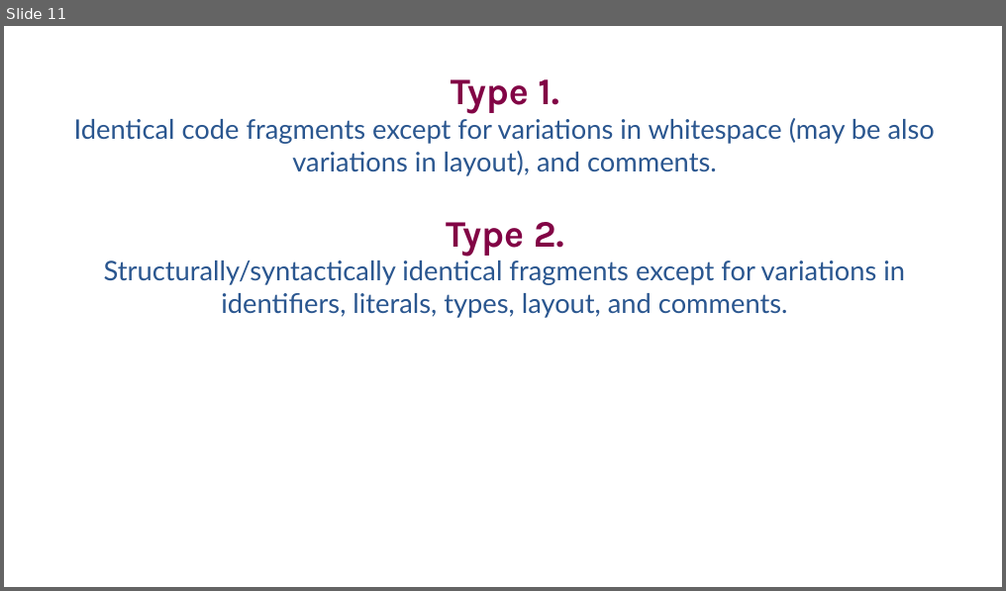
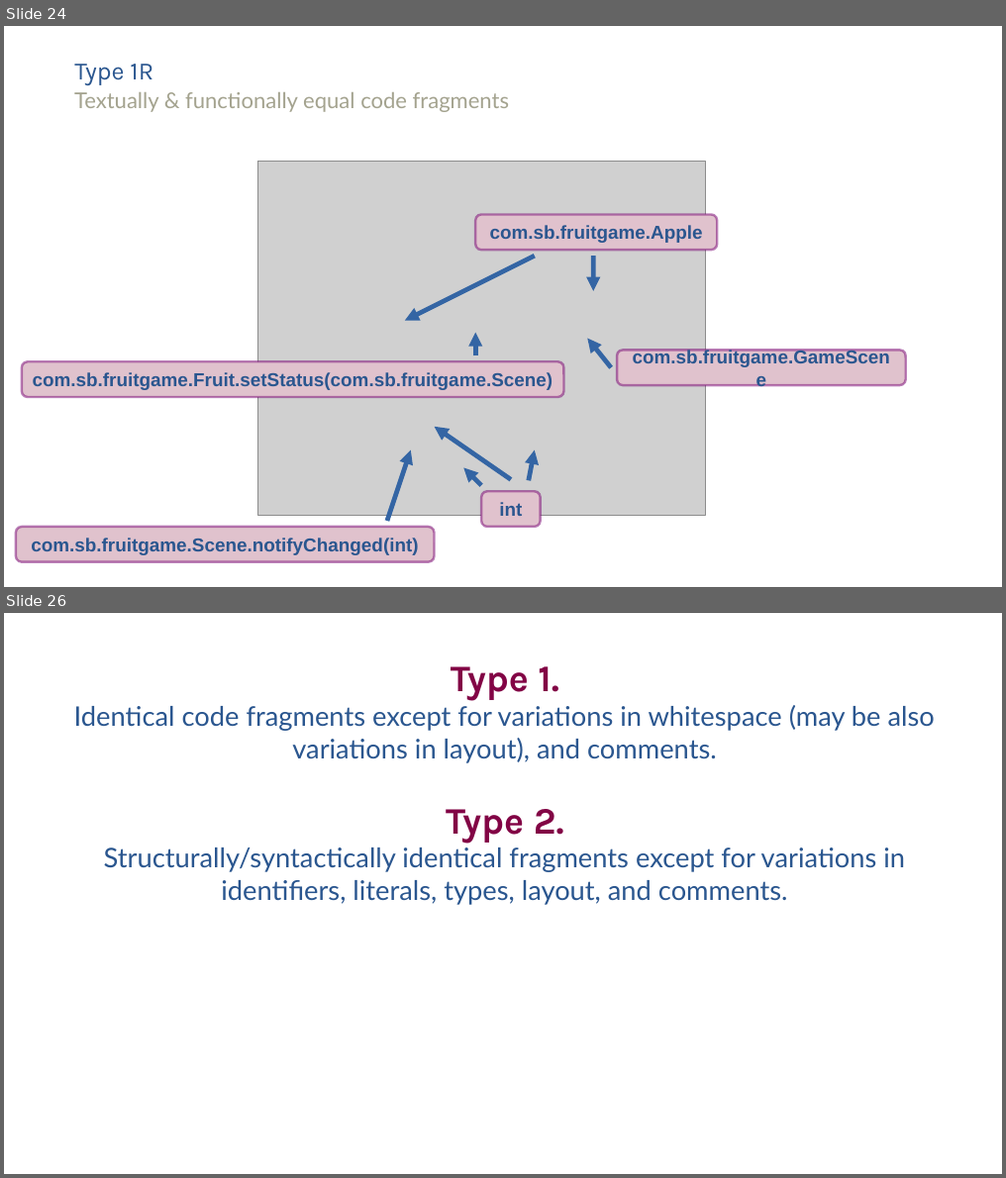
Before and after one commit to SimonBaars/Master-Thesis-Simon-Baars, a slide deck: presentations/FinalPresentation.odp. Shown one above the other, each under a label of ours: slide 11 before the commit, slides 24 and 26 after it; the slides between them are not shown. The pictures are 1006x591 and 1006x1178 pixels, drawn with LibreOffice and Linux fonts; fonts in the diff are those of the drawing; grey boxes stand for pictures. Boxes give left, top, right and bottom in pixels: in the first picture for what was removed or moved away, otherwise in the second. Text is boxed around its words. In the diff, an @@ line names an element or a change of style, - is before the commit and + after.

```diff
--- a/presentations/FinalPresentation.odp
+++ b/presentations/FinalPresentation.odp
@@ slide 24 added at (4,26,1002,587), background #FFFFFF @@
@@ free added at (74,56,924,88), 24 pt, text #2A568F @@
+Type 1R
@@ free added at (74,88,924,120), 21 pt, text #A4A38F @@
+Textually & functionally equal code fragments
@@ picture added at (257,162,706,515) @@
@@ rounded rectangle added at (475,215,718,250), fill #E0C2CD, outline #780373 2.3 pt, 18 pt, text #2A568F, bold @@
+com.sb.fruitgame.Apple
@@ arrow added from (535, 256) to (405, 321), #3465A4 4.51 pt @@
@@ arrow added from (593, 256) to (593, 291), #3465A4 4.51 pt @@
@@ arrow added from (475, 356) to (475, 332), #3465A4 4.51 pt @@
@@ arrow added from (611, 369) to (588, 338), #3465A4 4.51 pt @@
@@ rounded rectangle added at (617,350,906,385), fill #E0C2CD, outline #780373 2.3 pt, 18 pt, text #2A568F, bold @@
+com.sb.fruitgame.GameScene
@@ rounded rectangle added at (22,363,564,397), fill #E0C2CD, outline #780373 2.3 pt, 18 pt, text #2A568F, bold @@
+com.sb.fruitgame.Fruit.setStatus(com.sb.fruitgame.Scene)
@@ arrow added from (511, 479) to (435, 427), #3465A4 4.51 pt @@
@@ arrow added from (387, 521) to (411, 451), #3465A4 4.51 pt @@
@@ arrow added from (481, 485) to (463, 469), #3465A4 4.51 pt @@
@@ arrow added from (529, 481) to (535, 451), #3465A4 4.51 pt @@
@@ rounded rectangle added at (481,491,541,527), fill #E0C2CD, outline #780373 2.3 pt, 18 pt, text #2A568F, bold @@
+int
@@ rounded rectangle added at (16,527,435,562), fill #E0C2CD, outline #780373 2.3 pt, 18 pt, text #2A568F, bold @@
+com.sb.fruitgame.Scene.notifyChanged(int)
@@ what was slide 11 is now slide 26 @@
```
Also in this commit, not shown: 18 slides changed, 19 other slides added.
